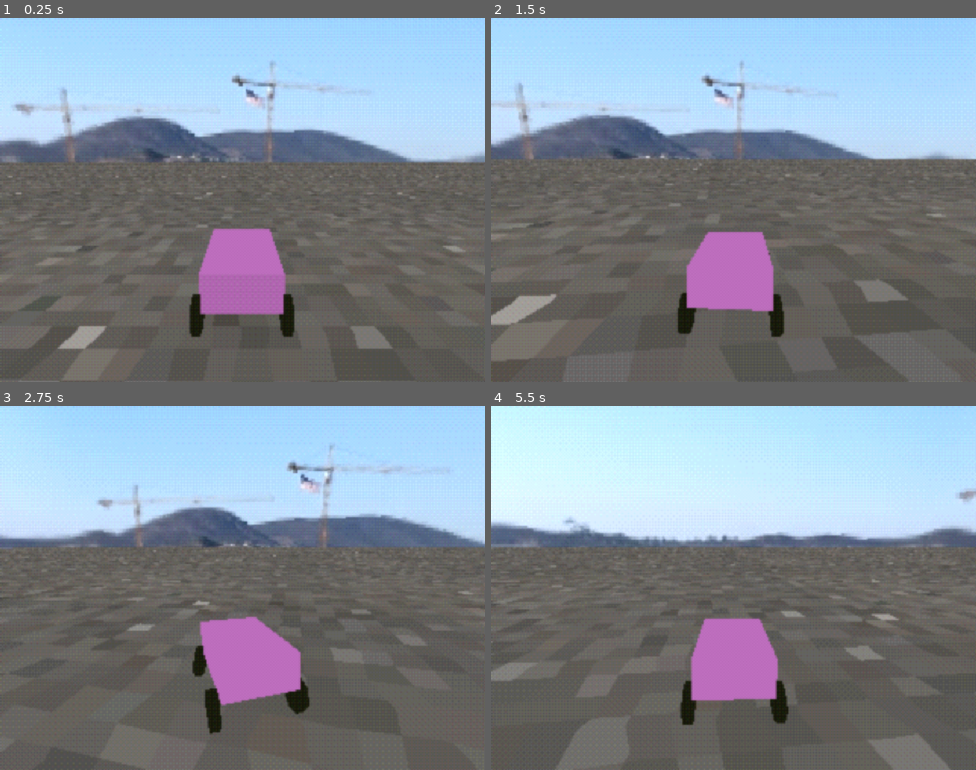
Above: before the commit, frames 1-4 (two rows, left to right).
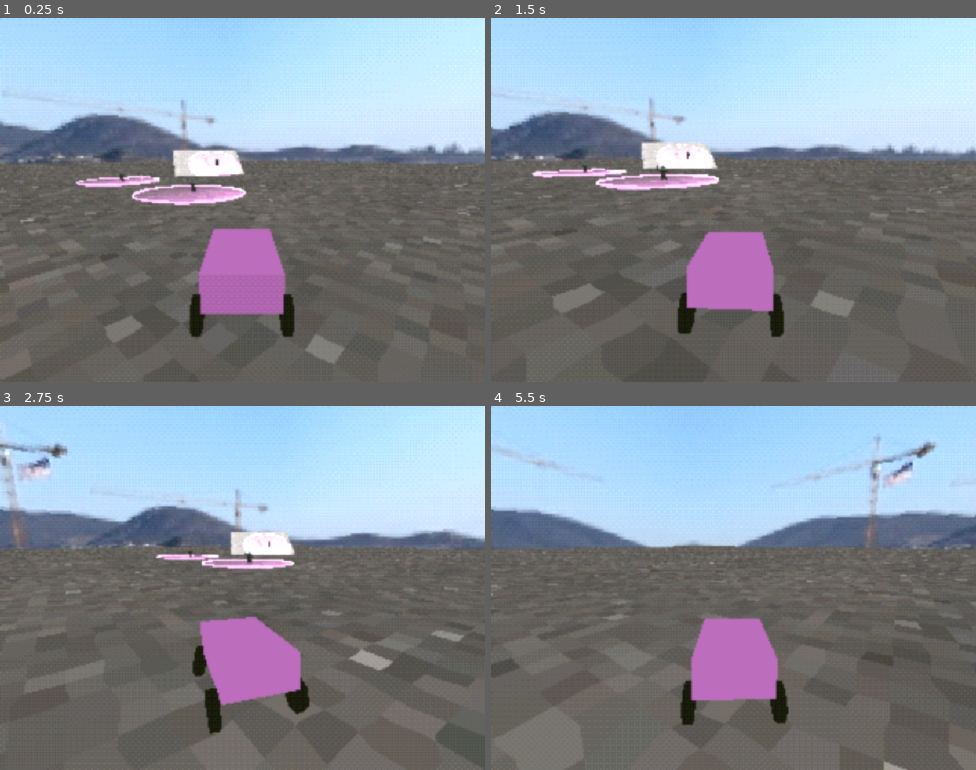
Above: after the commit, the same moments.

Repository: Walfalcon/NormalTaxi
Game: Godot game, scene res://shaders/PostProcessing.tscn
The game is run twice, just before and just after one commit, with the same random seed, the same clock (stepped at 60 frames per second) and the same inputs.
Inputs:
- Up to frame 1 (0.25 s): no input
- Up to frame 2 (1.5 s): hold D (Right) 0.53-1.28 s; tap J (Gas) at 0.6, 1.35 s; hold K (Brake) from 1.28 s (still down)
- Up to frame 3 (2.75 s): release K (Brake) at 2.03 s; hold D (Right) from 2.03 s (still down); tap J (Gas) at 2.1 s
- Up to frame 4 (5.5 s): tap J (Gas) every 0.75 s from 2.85 to 5.1 s; release D (Right) at 3.53 s; hold A (Left) 3.53-5.03 s; hold K (Brake) from 5.03 s (still down)

The runs differ from the first frame. In frame 1, 18% of the frame differs, in the area x 0-100%, y 0-100%; in frame 2, 19%; in frame 3, 13%; in frame 4, 28%.

Commit message:
added passengers (they do nothing)

Diff:
--- /dev/null
+++ b/Game/GameObjects/Passenger/Passenger.tscn
@@ -0,0 +1,43 @@
+[gd_scene load_steps=6 format=3 uid="uid://bmmlolxoi3a7r"]
+
+[ext_resource type="Script" uid="uid://dphgarfx4g01u" path="res://GameObjects/Passenger/passenger.gd" id="1_yg7tl"]
+[ext_resource type="Shader" uid="uid://b7ihdy2gexmxd" path="res://shaders/psx_light-volume.gdshader" id="2_kmk17"]
+[ext_resource type="Texture2D" uid="uid://dkd0tgb2pix0g" path="res://GameObjects/Passenger/Sprites/wave transparent.png" id="3_6obno"]
+
+[sub_resource type="ShaderMaterial" id="ShaderMaterial_6obno"]
+render_priority = 0
+shader = ExtResource("2_kmk17")
+shader_parameter/modulate_color = Color(1, 0.489236, 0.989469, 1)
+
+[sub_resource type="CylinderMesh" id="CylinderMesh_jo4ia"]
+material = SubResource("ShaderMaterial_6obno")
+top_radius = 4.0
+bottom_radius = 4.0
+height = 0.5
+radial_segments = 16
+rings = 0
+
+[node name="Passenger" type="Node3D"]
+script = ExtResource("1_yg7tl")
+
+[node name="PlacementRaycast" type="RayCast3D" parent="."]
+unique_name_in_owner = true
+transform = Transform3D(1, 0, 0, 0, 1, 0, 0, 0, 1, 0, 2, 0)
+enabled = false
+target_position = Vector3(0, -10, 0)
+hit_back_faces = false
+
+[node name="TargetModel" type="MeshInstance3D" parent="."]
+unique_name_in_owner = true
+mesh = SubResource("CylinderMesh_jo4ia")
+
+[node name="PassengerBase" type="Node3D" parent="TargetModel"]
+unique_name_in_owner = true
+
+[node name="PassengerSprite" type="Sprite3D" parent="TargetModel/PassengerBase"]
+unique_name_in_owner = true
+transform = Transform3D(1, 0, 0, 0, 1, 0, 0, 0, 1, 0, 0.75, 0)
+billboard = 2
+double_sided = false
+alpha_cut = 1
+texture = ExtResource("3_6obno")
--- /dev/null
+++ b/Game/GameObjects/Passenger/passenger.gd
@@ -0,0 +1,56 @@
+class_name Passenger
+extends Node3D
+
+@export var radius: float = 6.0
+@export var walk_speed: float = 2.0
+@export var run_speed: float = 3.0
+@export var dodge_speed: float = 14.0
+@export var dodge_distance: float = 5.0
+
+@onready var placement_raycast: RayCast3D = %PlacementRaycast
+@onready var target_model: MeshInstance3D = %TargetModel
+@onready var passenger_sprite: Sprite3D = %PassengerSprite
+@onready var passenger_base: Node3D = %PassengerBase
+
+var passenger_ready: bool = true
+var dodging: bool = false
+var dodge_target: Vector3 = Vector3.ZERO
+var normal: Vector3 = Vector3.ZERO
+
+func _ready() -> void:
+	placement_raycast.force_raycast_update()
+	if placement_raycast.is_colliding():
+		target_model.mesh.top_radius = radius
+		target_model.mesh.bottom_radius = radius
+		position = placement_raycast.get_collision_point()
+		normal = placement_raycast.get_collision_normal()
+		target_model.look_at(position + normal)
+		target_model.transform = target_model.transform.rotated_local(Vector3.RIGHT, -PI/2)
+	else:
+		print("WHOOPS the passenger couldn't find solid ground")
+
+func _enable_passenger_ready() -> void:
+	passenger_ready = true
+	target_model.visible = true
+
+func _disable_passenger_ready() -> void:
+	passenger_ready = false
+	target_model.visible = false
+
+func _physics_process(delta: float) -> void:
+	var distance_to_player: float = GameVariables.current_player.global_position.distance_to(passenger_base.global_position)
+	if dodging or (distance_to_player < 3.0 and GameVariables.current_player.speed > 8.0):
+		if not dodging:
+			var dodge_direction: Vector3 = passenger_base.position - to_local(GameVariables.current_player.global_position)
+			dodge_direction = dodge_direction.slide(normal).normalized()
+			dodge_target = passenger_base.position + dodge_direction * dodge_distance
+			if dodge_target.length() > radius:
+				dodge_target = dodge_target.normalized() * radius
+				if passenger_base.position.distance_to(dodge_target) < 3.0:
+					dodge_target = -dodge_target
+			dodging = true
+		passenger_base.position = passenger_base.position.move_toward(dodge_target, dodge_speed * delta)
+		if passenger_base.position == dodge_target:
+			dodging = false
+	elif distance_to_player > 15.0:
+		passenger_base.position = passenger_base.position.move_toward(Vector3.ZERO, walk_speed * delta)
--- a/Game/GameObjects/car.gd
+++ b/Game/GameObjects/car.gd
@@ -15,8 +15,10 @@
 
 var gas_brake: float = 0.0 ## Should be from -1 to +1
 var steering: float = 0.0 ## Should be from -max_steering_angle to +max_steering_angle
+var speed: float = 0.0
 
 func _physics_process(delta: float) -> void:
+	speed = linear_velocity.length()
 	for tire in tires:
 		tire.force_raycast_update()
 		if tire.steering:
@@ -25,7 +27,7 @@
 		if tire.driven:
 			tire.drive(gas_brake)
 		tire.traction()
-	if linear_velocity.length() < stopping_speed:
+	if speed < stopping_speed:
 		apply_central_force(-linear_velocity * mass / delta)
 	#	## Steering
 	#	var target_angular_velocity: Vector3 = global_basis.y * steering * drive_speed
--- a/Game/Level/level.tscn
+++ b/Game/Level/level.tscn
@@ -1,10 +1,11 @@
-[gd_scene load_steps=15 format=3 uid="uid://bwwch08u1fki0"]
+[gd_scene load_steps=16 format=3 uid="uid://bwwch08u1fki0"]
 
 [ext_resource type="Texture2D" uid="uid://46b1abgh8efc" path="res://Level/Skybox/panorama_image 640x360.png" id="1_iincs"]
 [ext_resource type="Material" uid="uid://dpcniuq4o6a3f" path="res://Level/Materials/asphalt.tres" id="1_o6mkr"]
 [ext_resource type="PackedScene" uid="uid://ctbwpsdaaii1i" path="res://Player/PlayerCustom.tscn" id="2_qmtf6"]
 [ext_resource type="Shader" uid="uid://dnep6whwrvihk" path="res://shaders/psx_unlit.gdshader" id="3_52x1o"]
 [ext_resource type="Texture2D" uid="uid://cx50tn3jmqk4v" path="res://Level/Materials/Textures/Cement Tile 32.png" id="4_iincs"]
+[ext_resource type="PackedScene" uid="uid://bmmlolxoi3a7r" path="res://GameObjects/Passenger/Passenger.tscn" id="6_nk1il"]
 
 [sub_resource type="PanoramaSkyMaterial" id="PanoramaSkyMaterial_nk1il"]
 panorama = ExtResource("1_iincs")
@@ -70,7 +71,8 @@
 mesh = SubResource("PlaneMesh_qmtf6")
 
 [node name="PlayerCustom" parent="." instance=ExtResource("2_qmtf6")]
-transform = Transform3D(1, 0, 0, 0, 1, 0, 0, 0, 1, 0, 2.47676, 0)
+unique_name_in_owner = true
+transform = Transform3D(-0.75108, 0, -0.660211, 0, 1, 0, 0.660211, 0, -0.75108, 0, 2.47676, 0)
 
 [node name="Ramp" type="StaticBody3D" parent="."]
 transform = Transform3D(0.551937, 0.7185, 0.423229, 0, 0.507538, -0.861629, -0.833886, 0.475565, 0.280129, 41.114, -4.78506, 34.177)
@@ -80,3 +82,14 @@
 
 [node name="MeshInstance3D" type="MeshInstance3D" parent="Ramp"]
 mesh = SubResource("BoxMesh_uawph")
+
+[node name="Passengers" type="Node" parent="."]
+
+[node name="Passenger" parent="Passengers" instance=ExtResource("6_nk1il")]
+transform = Transform3D(1, 0, 0, 0, 1, 0, 0, 0, 1, 37.5155, 2.85626, 33.4607)
+
+[node name="Passenger2" parent="Passengers" instance=ExtResource("6_nk1il")]
+transform = Transform3D(1, 0, 0, 0, 1, 0, 0, 0, 1, 37.5155, 1.59775, 12.8619)
+
+[node name="Passenger3" parent="Passengers" instance=ExtResource("6_nk1il")]
+transform = Transform3D(1, 0, 0, 0, 1, 0, 0, 0, 1, 18.7735, 1.59775, 12.8619)
--- a/Game/Player/player_custom.gd
+++ b/Game/Player/player_custom.gd
@@ -1,5 +1,8 @@
 class_name Player
 extends Car
+
+func _ready() -> void:
+	GameVariables.current_player = self
 
 func _physics_process(delta: float) -> void:
 	## Get inputs
--- /dev/null
+++ b/Game/game_variables.gd
@@ -0,0 +1,3 @@
+extends Node
+
+var current_player: Player = null
--- a/Game/project.godot
+++ b/Game/project.godot
@@ -13,6 +13,10 @@
 config/name="Ridesharing"
 run/main_scene="uid://d12lflx4x6ehn"
 config/features=PackedStringArray("4.4", "GL Compatibility")
+
+[autoload]
+
+GameVariables="*res://game_variables.gd"
 
 [display]
 
--- a/Game/shaders/psx_light-volume.gdshader
+++ b/Game/shaders/psx_light-volume.gdshader
@@ -1,6 +1,6 @@
 shader_type spatial;
 
-#define LIT diffuse_lambert, vertex_lighting
+#define LIT unshaded //diffuse_lambert, vertex_lighting
 #define CULL cull_disabled
 #define DEPTH depth_draw_opaque
 #define BLEND blend_add
Binary file added: Game/GameObjects/Passenger/Sprites/wave transparent.png
Not shown, added: Game/GameObjects/Passenger/Sprites/wave transparent.png.import
Not shown, added: Game/GameObjects/Passenger/passenger.gd.uid
Not shown, added: Game/game_variables.gd.uid
Not shown, added: Assets/Passengers/wave transparent.png
Not shown, changed: Movies/recording.avi
